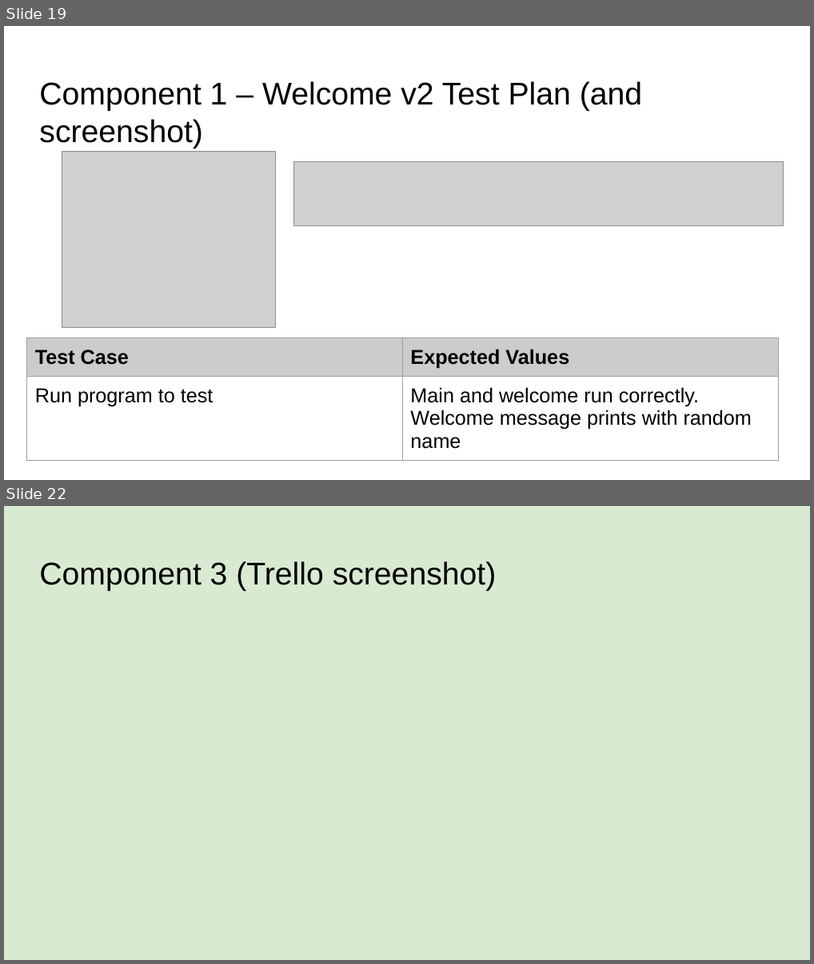
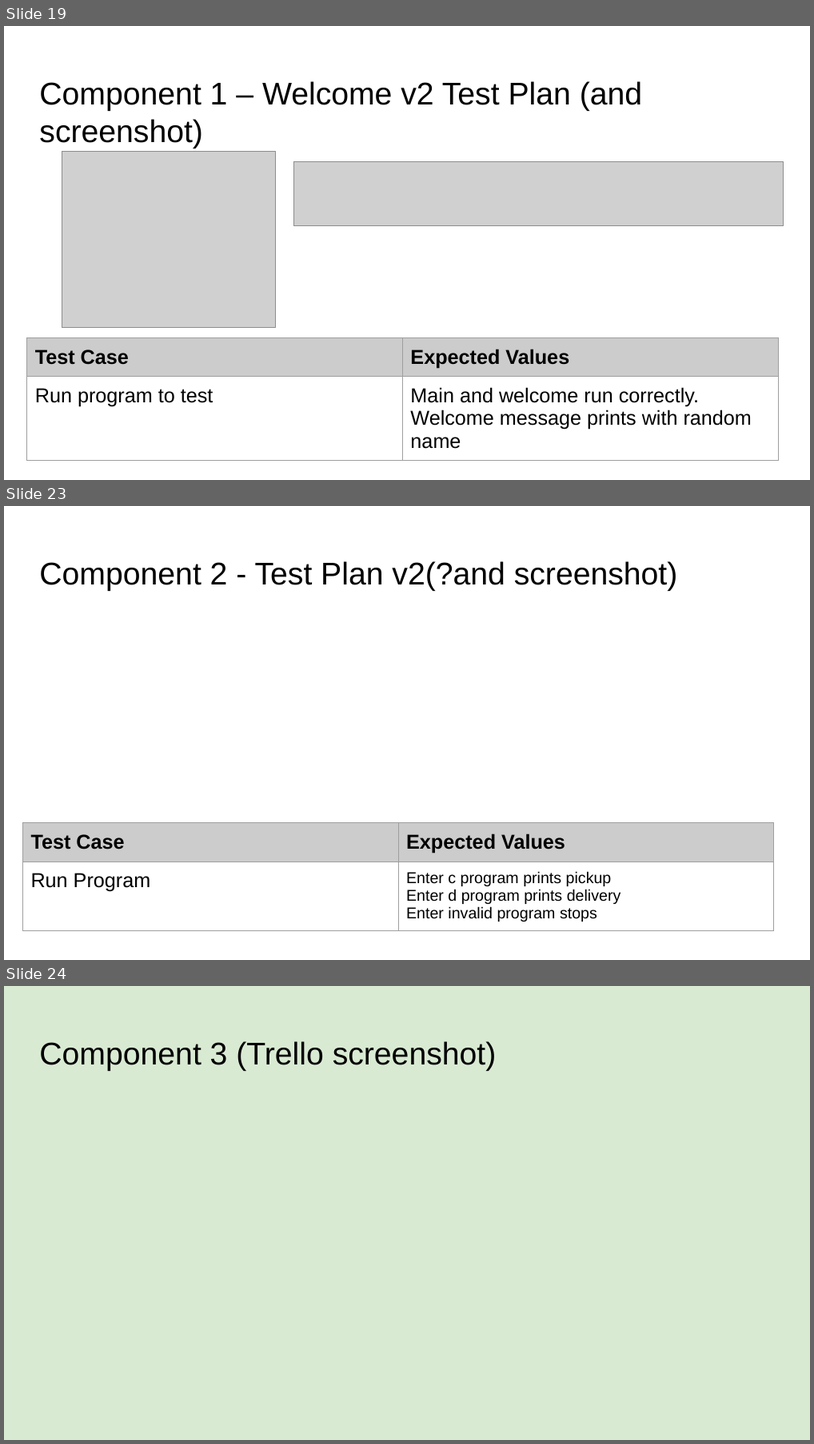
Before and after one commit to Dannel10/Burger_Bot, a slide deck: Dannel Rajesh - 000_91896 _ 91897 Documentation - 1026292.pptx. Shown one above the other, each under a label of ours: slides 19 and 22 before the commit, slides 19, 23 and 24 after it; the slides between them are not shown. The pictures are 814x964 and 814x1444 pixels, drawn with LibreOffice and Linux fonts; fonts in the diff are those of the drawing; grey boxes stand for pictures. Boxes give left, top, right and bottom in pixels: in the first picture for what was removed or moved away, otherwise in the second. Text is boxed around its words. In the diff, an @@ line names an element or a change of style, - is before the commit and + after.

```diff
--- a/Dannel Rajesh - 000_91896 _ 91897 Documentation - 1026292.pptx
+++ b/Dannel Rajesh - 000_91896 _ 91897 Documentation - 1026292.pptx
@@ slide 23 added at (4,506,810,960), background #FFFFFF @@
@@ title added at (39,561,678,591), 28 pt, text #000000 @@
+Component 2 - Test Plan v2(?and screenshot)
@@ table added at (22,823,774,936), 2 rows, 2 columns @@
+Test Case | Expected Values
+Run Program | Enter c program prints pickup / Enter d program prints delivery / Enter invalid program stops
@@ what was slide 22 is now slide 24 @@
```
Also in this commit, not shown: 2 slides changed, 1 other slide added, 1 other file.
